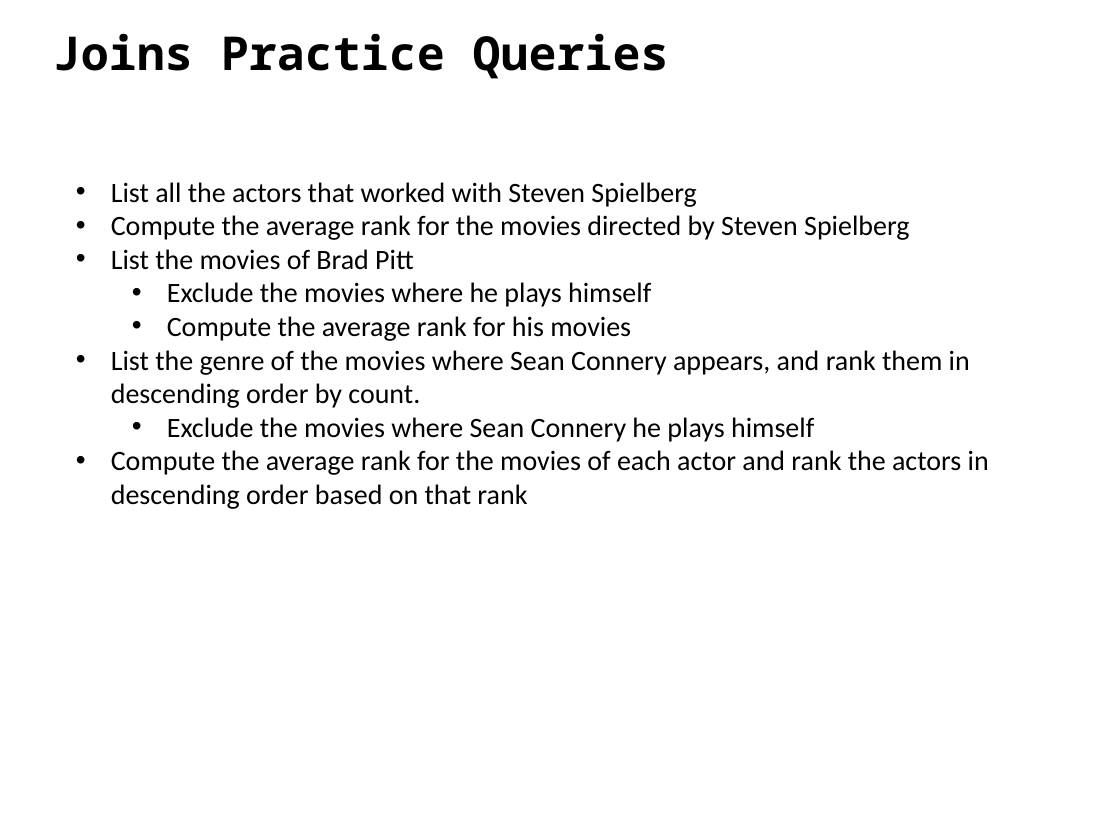
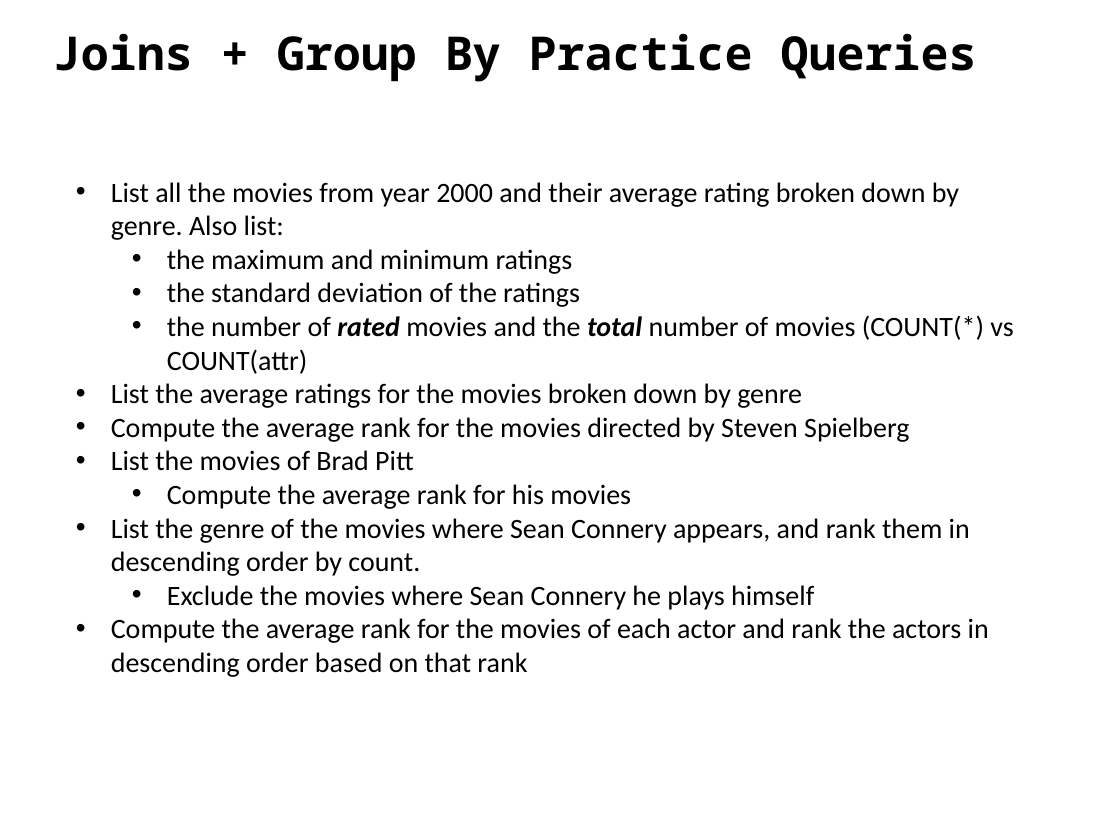
Before and after one commit to ipeirotis/dealing_with_data, a slide deck: slide 47 of 3-SQL/C-SQL.pptx (slide 42 before the commit). Drawn at 1120x840 pixels with LibreOffice and Linux fonts; fonts in the diff are those of the drawing. Boxes give left, top, right and bottom in pixels: in the first picture for what was removed or moved away, otherwise in the second. Text is boxed around its words. In the diff, an @@ line names an element or a change of style, - is before the commit and + after.

Commit message:
Moved joins before group by

```diff
--- a/3-SQL/C-SQL.pptx
+++ b/3-SQL/C-SQL.pptx
@@ text at (x1=53, y1=33, x2=977, y2=82): text changed @@
-Joins Practice Queries
+Joins + Group By Practice Queries
@@ text at (x1=111, y1=182, x2=1013, y2=408): text changed @@
-• List all the actors that worked with Steven Spielberg
+• List all the movies from year 2000 and their average rating broken down by genre. Also list:
+  • the maximum and minimum ratings
+  • the standard deviation of the ratings
+  • the number of rated movies and the total number of movies (COUNT(*) vs COUNT(attr)
+• List the average ratings for the movies broken down by genre
@@ text at (x1=167, y1=282, x2=651, y2=307): paragraph removed @@
-  • Exclude the movies where he plays himself
```
Also in this commit, not shown: 5 other slides changed, 3 slides added, 1 other file.
